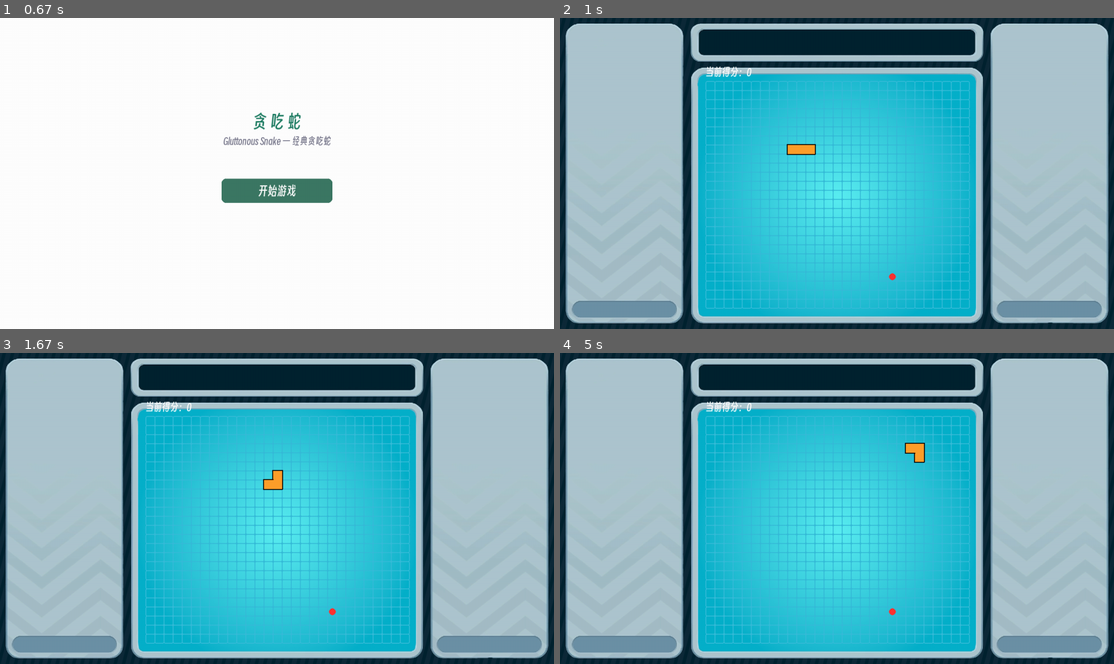
Above: before the commit, frames 1-4 (two rows, left to right).
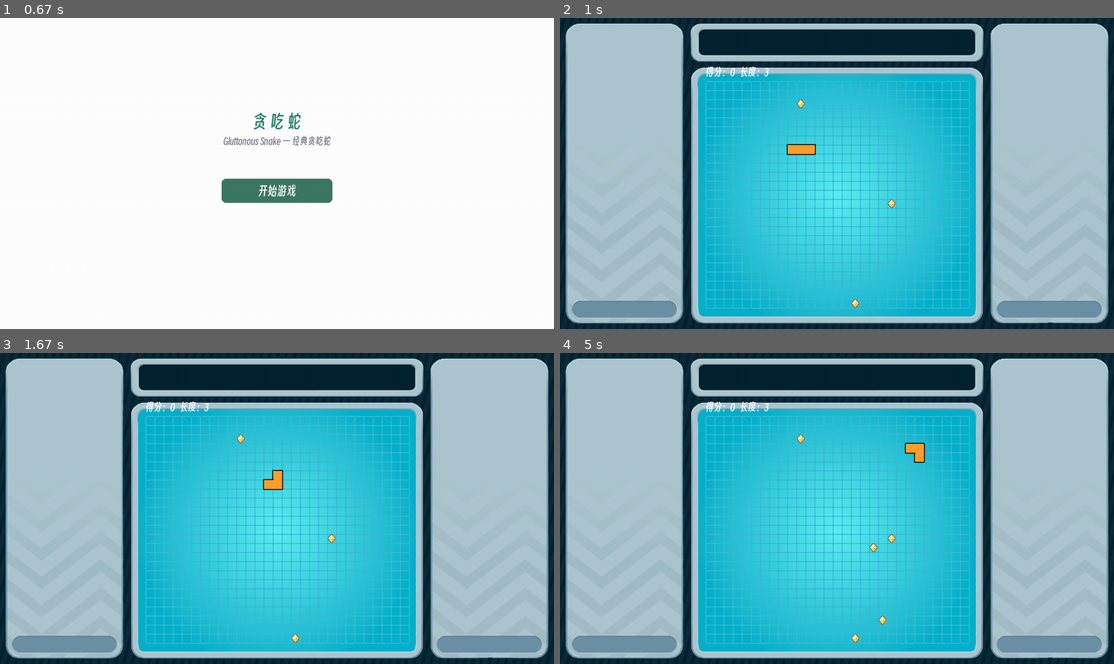
Above: after the commit, the same moments.

Repository: LiMi-You/GluttonousSnake_pygame-ce
Game: pygame game, started from main.py
Two runs of this game, one before a commit and one after it. Both use one fixed random seed, a clock stepped at 60 frames per second and the inputs below.
Inputs (mouse positions are in pixels of both pictures, inside the frame that each line leads up to):
- Up to frame 1 (0.67 s): tap Enter at 0.33 s
- Up to frame 2 (1 s): click "开始游戏" at 0.73 s
- Up to frame 3 (1.67 s): hold Right 1-1.47 s; move the mouse to (454, 499) at 1.03 s; hold Up from 1.5 s (still down)
- Up to frame 4 (5 s): release Up at 1.97 s; hold Right 2-2.47 s; hold Down 3.07-3.37 s; hold Left 3.4-3.8 s; hold Up 3.83-4.2 s; hold Right 4.23-4.87 s; hold Down from 4.9 s (still down)

Frame 1 is identical in both runs. In frame 2, 0.3% of the frame differs, in the area x 26-61%, y 15-94%; in frame 3, 0.3%; in frame 4, 0.4%.

Commit message:
The changes today
道具系统基础设施 - New items/ package with ItemManager, ItemDef, ItemInstance
道具图片渲染 - score_boost.png integrated into game rendering
StatsManager 统计管理器 - New stats module with score, combo, length tracking
GameScreen 集成 - Old food system replaced by ItemManager

Diff:
--- a/input_manager.py
+++ b/input_manager.py
@@ -41,7 +41,6 @@
         # 上下文按键别名映射
         self.CONTEXT_ALIAS = {
             "START": "MENU",
-            "LOBBY": "MENU",
             "GAME": "GAME",
             "PAUSE": "MENU"
             }
--- /dev/null
+++ b/items/__init__.py
@@ -0,0 +1,17 @@
+"""
+items/ — 道具系统包
+
+提供道具定义、实例管理、生成与碰撞检测等完整功能。
+"""
+from .item_defs import ItemDef, ITEM_DEFS, get_item_def, get_all_item_ids
+from .item_base import ItemInstance
+from .item_manager import ItemManager
+
+__all__ = [
+    "ItemDef",
+    "ITEM_DEFS",
+    "get_item_def",
+    "get_all_item_ids",
+    "ItemInstance",
+    "ItemManager",
+]
--- /dev/null
+++ b/items/item_base.py
@@ -0,0 +1,39 @@
+"""
+items/item_base.py — 道具实例基类
+
+ItemInstance 表示在游戏网格上"存在"的一个具体道具。
+"""
+from __future__ import annotations
+from .item_defs import ItemDef
+
+
+class ItemInstance:
+    """地图上的一个具体道具实例"""
+
+    def __init__(self, item_def: ItemDef, grid_x: int, grid_y: int):
+        self.defn: ItemDef = item_def
+        self.grid_x: int = grid_x          # 占据区域的左上角网格 x
+        self.grid_y: int = grid_y          # 占据区域的左上角网格 y
+        self.picked: bool = False          # 是否已被拾取（防止重复触发）
+        self.spawn_time: int = 0           # 生成时的 pygame ticks（由 ItemManager 设置）
+
+    @property
+    def item_id(self) -> str:
+        return self.defn.item_id
+
+    @property
+    def occupied_cells(self) -> list[tuple[int, int]]:
+        """返回该道具占据的所有网格坐标列表"""
+        cells = []
+        for dx in range(self.defn.grid_w):
+            for dy in range(self.defn.grid_h):
+                cells.append((self.grid_x + dx, self.grid_y + dy))
+        return cells
+
+    def contains(self, grid_x: int, grid_y: int) -> bool:
+        """判断一个网格坐标是否落在此道具的占据范围内"""
+        return (self.grid_x <= grid_x < self.grid_x + self.defn.grid_w and
+                self.grid_y <= grid_y < self.grid_y + self.defn.grid_h)
+
+    def __repr__(self) -> str:
+        return f"<Item {self.defn.item_id} @({self.grid_x},{self.grid_y})>"
--- /dev/null
+++ b/items/item_defs.py
@@ -0,0 +1,51 @@
+"""
+items/item_defs.py — 道具定义表
+
+集中管理所有道具类型的数据配置。
+当前只实现基础食物（score_boost），后续扩展在此添加。
+"""
+from dataclasses import dataclass
+
+
+@dataclass
+class ItemDef:
+    """道具类型定义（不可变配置）"""
+    item_id: str                         # 唯一标识符
+    name: str                            # 显示名称
+    grid_w: int                          # 占格宽度（网格单位）
+    grid_h: int                          # 占格高度（网格单位）
+    base_weight: int                     # 基础生成权重
+    max_on_screen: int                   # 同时最大存在数量
+    color: tuple[int, int, int]          # 颜色 RGB
+    score_value: int = 1                 # 食用获得分数
+    image_key: str = ""                  # 图片文件名（assets/images/ 下）
+
+
+# ── 道具定义注册表 ──────────────────────────────────
+# 当前只注册基础食物，后续扩展在此添加条目
+
+ITEM_DEFS: dict[str, ItemDef] = {
+    "score_boost": ItemDef(
+        item_id="score_boost",
+        name="普通食物",
+        grid_w=1,
+        grid_h=1,
+        base_weight=100,        # 唯一类型，权重占比 100%
+        max_on_screen=8,
+        color=(255, 50, 50),
+        score_value=1000,
+        image_key="score_boost.png",
+    ),
+}
+
+
+def get_item_def(item_id: str) -> ItemDef:
+    """安全获取道具定义"""
+    if item_id not in ITEM_DEFS:
+        raise ValueError(f"未注册的道具 ID: {item_id}")
+    return ITEM_DEFS[item_id]
+
+
+def get_all_item_ids() -> list[str]:
+    """返回所有已注册道具 ID 列表"""
+    return list(ITEM_DEFS.keys())
--- /dev/null
+++ b/items/item_manager.py
@@ -0,0 +1,136 @@
+"""
+items/item_manager.py — 道具管理器
+
+核心职责（当前）：
+1. 按时间间隔在空白位置生成基础食物
+2. 维护场上现有道具实例列表
+3. 提供蛇头碰撞检测
+
+后续扩展：权重管理、多类型道具、动态调整等。
+"""
+import random
+import pygame
+from typing import Optional
+
+from settings import (
+    GRID_WIDTH, GRID_HEIGHT,
+    ITEM_SPAWN_INTERVAL, ITEM_MAX_ON_SCREEN, ITEM_BASE_SPAWN_COUNT,
+)
+from .item_defs import ITEM_DEFS, get_item_def
+from .item_base import ItemInstance
+
+
+class ItemManager:
+    """道具管理器 — 生成、碰撞"""
+
+    def __init__(self):
+        self.active_items: list[ItemInstance] = []
+        self._spawn_accumulator: int = 0    # 生成计时累加器（毫秒）
+        self.spawn_interval: int = ITEM_SPAWN_INTERVAL
+
+    # ── 生命周期 ──
+
+    def reset(self):
+        """游戏重置时调用"""
+        self.active_items.clear()
+        self._spawn_accumulator = 0
+        # 游戏开始时生成初始数量的道具
+        self._spawn_initial_items()
+
+    def _spawn_initial_items(self):
+        """游戏开始时生成初始数量的基础食物"""
+        for _ in range(ITEM_BASE_SPAWN_COUNT):
+            self._spawn_one("score_boost")
+
+    # ── 帧更新 ──
+
+    def update(self, snake_body: list[tuple[int, int]], dt_ms: int):
+        """
+        每帧调用，驱动生成计时器。
+        dt_ms: 帧间时间差（毫秒）
+        """
+        self._spawn_accumulator += dt_ms
+
+        while self._spawn_accumulator >= self.spawn_interval:
+            self._spawn_accumulator -= self.spawn_interval
+
+            if len(self.active_items) < ITEM_MAX_ON_SCREEN:
+                self._spawn_one("score_boost")
+
+    # ── 生成逻辑 ──
+
+    def _spawn_one(self, item_id: str):
+        """生成一个指定类型的道具"""
+        defn = get_item_def(item_id)
+
+        # 检查上限
+        count = sum(1 for item in self.active_items if item.item_id == item_id)
+        if count >= defn.max_on_screen:
+            return
+
+        # 找空闲位置
+        pos = self._find_valid_position(defn.grid_w, defn.grid_h, snake_body=[])
+        if pos is None:
+            return
+
+        gx, gy = pos
+        instance = ItemInstance(defn, gx, gy)
+        instance.spawn_time = pygame.time.get_ticks()
+        self.active_items.append(instance)
+
+    def _find_valid_position(
+        self,
+        item_w: int,
+        item_h: int,
+        snake_body: list[tuple[int, int]],
+    ) -> Optional[tuple[int, int]]:
+        """
+        找一个 (item_w × item_h) 的空白矩形区域。
+        条件：不碰蛇身、不碰其他道具、不超出网格边界。
+        """
+        # 收集所有已被占据的格子
+        occupied: set[tuple[int, int]] = set(snake_body)
+        for item in self.active_items:
+            for cell in item.occupied_cells:
+                occupied.add(cell)
+
+        max_attempts = 50
+        for _ in range(max_attempts):
+            gx = random.randint(0, GRID_WIDTH - item_w)
+            gy = random.randint(0, GRID_HEIGHT - item_h)
+
+            free = True
+            for dx in range(item_w):
+                for dy in range(item_h):
+                    if (gx + dx, gy + dy) in occupied:
+                        free = False
+                        break
+                if not free:
+                    break
+
+            if free:
+                return (gx, gy)
+
+        return None
+
+    # ── 碰撞检测 ──
+
+    def check_collision(self, head_pos: tuple[int, int]) -> Optional[ItemInstance]:
+        """
+        检测蛇头是否与某个道具碰撞。
+        返回被碰撞的道具实例，无碰撞则返回 None。
+        """
+        for item in self.active_items:
+            if item.picked:
+                continue
+            if item.contains(head_pos[0], head_pos[1]):
+                item.picked = True
+                return item
+        return None
+
+    # ── 移除道具 ──
+
+    def remove_item(self, item: ItemInstance):
+        """从场上移除一个道具"""
+        if item in self.active_items:
+            self.active_items.remove(item)
--- a/scenes/game_screen.py
+++ b/scenes/game_screen.py
@@ -2,10 +2,9 @@
 scenes/game_screen.py — 贪吃蛇游戏主场景
 
 集成框架输入系统（InputManager）与蛇实体（Snake），
-实现完整的贪吃蛇游戏循环：移动、食物、碰撞、渲染。
+实现完整的贪吃蛇游戏循环：移动、道具、碰撞、渲染。
 """
 import pygame
-import random
 from typing import Optional
 
 from settings import (
@@ -13,11 +12,13 @@
     CELL_SIZE, GRID_WIDTH, GRID_HEIGHT,
     MARGIN_LEFT, MARGIN_TOP,
     MOVE_INTERVAL,
-    FOOD_COLOR, GRID_LINE_COLOR, GRID_LINE_WIDTH,
+    ITEM_RENDER_SIZE, GRID_LINE_COLOR, GRID_LINE_WIDTH,
     GAME_BG_COLOR, GAME_BG_LAYERS,
 )
 from scenes.base_scene import Scene
 from entities.player import Snake
+from items import ItemManager, ItemInstance
+from utils import StatsManager
 
 
 class GameScreen(Scene):
@@ -28,8 +29,8 @@
 
         # ── 游戏实体 ──
         self.snake = Snake()
-        self.food: tuple[int, int] = (15, 7)  # 食物网格坐标
-        self.score: int = 0
+        self.item_manager = ItemManager()
+        self.stats = StatsManager()
 
         # ── 移动计时器（使用 get_ticks 差值，不依赖外部传 delta）──
         self._last_tick: int = 0          # 上一帧的绝对毫秒时间戳
@@ -47,6 +48,10 @@
         # ── 加载背景图层 ──
         self.bg_layers: list[pygame.Surface] = []
         self._load_backgrounds()
+
+        # ── 预加载道具图片 ──
+        self._item_images: dict[str, pygame.Surface | None] = {}
+        self._load_item_images()
 
     # ── 资源加载 ──
 
@@ -60,6 +65,19 @@
             except FileNotFoundError:
                 print(f"⚠️ 背景图缺失: assets/images/{filename}，跳过")
 
+    def _load_item_images(self):
+        """预加载道具图片，统一缩放到 ITEM_RENDER_SIZE"""
+        from items.item_defs import ITEM_DEFS
+        for item_id, defn in ITEM_DEFS.items():
+            if defn.image_key:
+                try:
+                    img = pygame.image.load(f"assets/images/{defn.image_key}").convert_alpha()
+                    img = pygame.transform.scale(img, (ITEM_RENDER_SIZE, ITEM_RENDER_SIZE))
+                    self._item_images[item_id] = img
+                except FileNotFoundError:
+                    print(f"⚠️ 道具图片缺失: assets/images/{defn.image_key}，使用纯色替代")
+                    self._item_images[item_id] = None
+
     # ── 场景生命周期 ──
 
     def on_enter(self):
@@ -74,27 +92,18 @@
     def _reset_game(self):
         """重置游戏到初始状态"""
         self.snake = Snake()
-        self.food = self._spawn_food()
-        self.score = 0
+        self.item_manager.reset()
+        self.stats.reset()
+        self.stats.start_timer()
         self._last_tick = pygame.time.get_ticks()
         self._move_accumulator = 0
         self.game_over_flag = False
         self.game_over_start_tick = 0
 
-    # ── 食物生成 ──
-
-    def _spawn_food(self) -> tuple[int, int]:
-        """在空白网格位置随机生成食物"""
-        while True:
-            fx = random.randint(0, GRID_WIDTH - 1)
-            fy = random.randint(0, GRID_HEIGHT - 1)
-            if (fx, fy) not in self.snake.body:
-                return (fx, fy)
-
     # ── 输入处理 ──
 
     def _map_action_to_direction(self, action: str) -> tuple[int, int] | None:
-        """将框架标准化动作映射为方向向量"""
+        """将框架为方标准化动作映射向向量"""
         mapping = {
             "MOVE_UP":    (0, -1),
             "MOVE_DOWN":  (0, 1),
@@ -151,6 +160,9 @@
         if self.game_over_flag:
             return
 
+        # ── 更新道具管理器（生成新道具）──
+        self.item_manager.update(self.snake.body, delta_ms)
+
         # 正常游戏：累加时间并驱动步进
         self._move_accumulator += delta_ms
         while self._move_accumulator >= MOVE_INTERVAL:
@@ -159,29 +171,44 @@
             if self.game_over_flag:
                 break  # 游戏结束则停止步进
 
+        # ── 同步蛇长到统计模块 ──
+        self.stats.set_snake_length(len(self.snake.body))
+
     def _game_step(self):
-        """执行一步游戏逻辑：移动蛇 → 检测食物 → 检测碰撞"""
-        # 1. 移动蛇
-        new_head = self.snake.move()
-
-        # 2. 检测是否吃到食物
-        if new_head == self.food:
-            self.snake.just_ate = True
-            self.score += 1
-            self.food = self._spawn_food()
-        else:
-            self.snake.just_ate = False
-
-        # 3. 撞墙检测
+        """执行一步游戏逻辑：预判碰撞 → 移动蛇 → 检测道具"""
+        # 0. 预计算新蛇头位置（不移动，仅预测）
+        head = self.snake.body[0]
+        dx, dy = self.snake.next_direction
+        new_head = (head[0] + dx, head[1] + dy)
+
+        # 1. 撞墙检测（移动前）
         if (new_head[0] < 0 or new_head[0] >= GRID_WIDTH or
                 new_head[1] < 0 or new_head[1] >= GRID_HEIGHT):
             self._trigger_game_over()
             return
 
-        # 4. 撞自己检测
-        if self.snake.check_self_collision():
+        # 2. 撞自身检测（移动前，预判）
+        check_body = self.snake.body[1:] if self.snake.just_ate else self.snake.body[1:-1]
+        if new_head in check_body:
             self._trigger_game_over()
             return
+
+        # 3. 移动蛇
+        new_head = self.snake.move()
+
+        # 4. 检测是否碰撞到道具
+        collected = self.item_manager.check_collision(new_head)
+        if collected:
+            self._apply_item_effect(collected)
+        else:
+            self.snake.just_ate = False
+
+    def _apply_item_effect(self, item: ItemInstance):
+        """应用道具效果"""
+        self.stats.add_score(item.defn.score_value)
+        self.stats.on_item_collected(item.item_id)
+        self.snake.just_ate = True
+        self.item_manager.remove_item(item)
 
     def _trigger_game_over(self):
         """触发游戏结束"""
@@ -202,9 +229,9 @@
         # 2. 网格线
         self._draw_grid(screen)
 
-        # 3. 食物
+        # 3. 道具
         if not self.game_over_flag:
-            self._draw_food(screen)
+            self._draw_items(screen)
 
         # 4. 蛇
         self.snake.draw(screen)
@@ -231,16 +258,29 @@
                     width=GRID_LINE_WIDTH, border_radius=4,
                 )
 
-    def _draw_food(self, screen: pygame.Surface):
-        """绘制食物（红色圆点）"""
-        px, py = self.snake.grid_to_pixel(self.food[0], self.food[1])
-        center = (px + CELL_SIZE // 2 + 2, py + CELL_SIZE // 2 + 2)
-        pygame.draw.circle(screen, FOOD_COLOR, center, CELL_SIZE // 2 - 2)
+    def _draw_items(self, screen: pygame.Surface):
+        """绘制场上所有道具（使用预加载的图片）"""
+        for item in self.item_manager.active_items:
+            # 计算网格中心像素坐标
+            px, py = self.snake.grid_to_pixel(item.grid_x, item.grid_y)
+            cx = px + CELL_SIZE // 2
+            cy = py + CELL_SIZE // 2
+
+            img = self._item_images.get(item.item_id)
+            if img:
+                # 有图片：居中绘制，尺寸为 ITEM_RENDER_SIZE
+                rect = img.get_rect(center=(cx, cy))
+                screen.blit(img, rect)
+            else:
+                # 无图片时用纯色圆点兜底
+                color = item.defn.color
+                pygame.draw.circle(screen, color, (cx, cy), ITEM_RENDER_SIZE // 2)
 
     def _draw_score(self, screen: pygame.Surface):
-        """绘制当前分数"""
+        """绘制当前分数和蛇长"""
         score_text = self.score_font.render(
-            f"当前得分：{self.score}", True, (255, 255, 255),
+            f"得分：{self.stats.get_score()}  长度：{self.stats.get_snake_length()}",
+            True, (255, 255, 255),
         )
         screen.blit(score_text, (MARGIN_LEFT, MARGIN_TOP - 36))
 
@@ -258,8 +298,9 @@
         screen.blit(go_text, go_rect)
 
         # 提示文字
+        stats = self.stats.get_all_stats()
         hint_text = self.score_font.render(
-            f"最终得分：{self.score} — 按任意键返回大厅",
+            f"最终得分：{stats['score']}  最大连击：{stats['max_combo']} — 按任意键返回大厅",
             True, (200, 200, 200),
         )
         hint_rect = hint_text.get_rect(center=(SCREEN_WIDTH // 2, SCREEN_HEIGHT // 2 + 30))
--- a/settings.py
+++ b/settings.py
@@ -44,6 +44,12 @@
 # 食物颜色
 FOOD_COLOR = (255, 50, 50)         # 食物填充色（红色）
 
+# ==================== 道具系统参数 ====================
+ITEM_RENDER_SIZE = 25              # 道具渲染尺寸（像素），略大于 CELL_SIZE(21)
+ITEM_SPAWN_INTERVAL = 2000         # 生成间隔（毫秒）
+ITEM_MAX_ON_SCREEN = 8             # 场上最多同时存在的道具数
+ITEM_BASE_SPAWN_COUNT = 3          # 游戏开始时初始生成数量
+
 # 网格线颜色
 GRID_LINE_COLOR = (54, 188, 217)   # 网格线颜色（青蓝）
 GRID_LINE_WIDTH = 2                # 网格线宽
--- a/utils/__init__.py
+++ b/utils/__init__.py
@@ -0,0 +1,8 @@
+"""
+utils/ — 工具模块包
+"""
+from .stats_manager import StatsManager
+
+__all__ = [
+    "StatsManager",
+]
--- /dev/null
+++ b/utils/stats_manager.py
@@ -0,0 +1,97 @@
+"""
+utils/stats_manager.py — 游戏统计管理器
+
+所有可量化的游戏数据集中在此管理。
+GameScreen 负责写入，未来的 UI/音效/结算模块通过只读接口查询。
+"""
+import pygame
+
+
+class StatsManager:
+    """游戏统计管理 — 单一数据源"""
+
+    def __init__(self):
+        self.reset()
+
+    def reset(self):
+        """新一局重置所有数据"""
+        self.score: int = 0
+        self.snake_length: int = 3
+        self.items_collected: dict[str, int] = {}
+        self.combo: int = 0
+        self.max_combo: int = 0
+        self._combo_deadline: int = 0       # 连击窗口过期时间戳
+        self._start_time: int = 0           # pygame.time.get_ticks()
+
+    # ── 写入接口（GameScreen 调用） ──
+
+    def start_timer(self):
+        """游戏开始时记录时间"""
+        self._start_time = pygame.time.get_ticks()
+
+    def add_score(self, base_points: int):
+        """
+        加分，自动应用蛇长倍率。
+        倍率公式: 1.0 + (snake_length - 3) * 0.1
+        蛇长 3 → ×1.0, 蛇长 8 → ×1.5, 蛇长 13 → ×2.0
+        """
+        length_mult = 1.0 + max(0, (self.snake_length - 3)) * 0.1
+        self.score += int(base_points * length_mult)
+
+    def on_item_collected(self, item_id: str):
+        """
+        记录一次道具收集，管理连击。
+        连击规则：2 秒内连续吃到道具 → combo 递增，超时则重置为 1。
+        """
+        self.items_collected[item_id] = self.items_collected.get(item_id, 0) + 1
+
+        now = pygame.time.get_ticks()
+        if now < self._combo_deadline:
+            self.combo += 1                  # 在窗口内 → 连击延续
+        else:
+            self.combo = 1                   # 超时 → 重新开始
+
+        if self.combo > self.max_combo:
+            self.max_combo = self.combo
+
+        # 刷新窗口：下次吃到需在 2 秒内
+        self._combo_deadline = now + 2000
+
+    def set_snake_length(self, length: int):
+        """蛇移动后同步当前蛇长"""
+        self.snake_length = length
+
+    # ── 只读查询接口（UI / 音效 / 结算调用） ──
+
+    def get_score(self) -> int:
+        return self.score
+
+    def get_snake_length(self) -> int:
+        return self.snake_length
+
+    def get_combo(self) -> int:
+        return self.combo
+
+    def get_max_combo(self) -> int:
+        return self.max_combo
+
+    def get_item_count(self, item_id: str) -> int:
+        """查询某种道具本局已收集次数"""
+        return self.items_collected.get(item_id, 0)
+
+    def get_play_time_ms(self) -> int:
+        """已游玩毫秒数"""
+        if self._start_time == 0:
+            return 0
+        return pygame.time.get_ticks() - self._start_time
+
+    def get_all_stats(self) -> dict:
+        """一次性返回所有数据，供结算/存档使用"""
+        return {
+            "score": self.score,
+            "snake_length": self.snake_length,
+            "combo": self.combo,
+            "max_combo": self.max_combo,
+            "items_collected": dict(self.items_collected),
+            "play_time_ms": self.get_play_time_ms(),
+        }
Not shown, changed: README.md
Binary file added: assets/images/score_boost.png
Not shown, changed: docs/CHANGELOG.md
